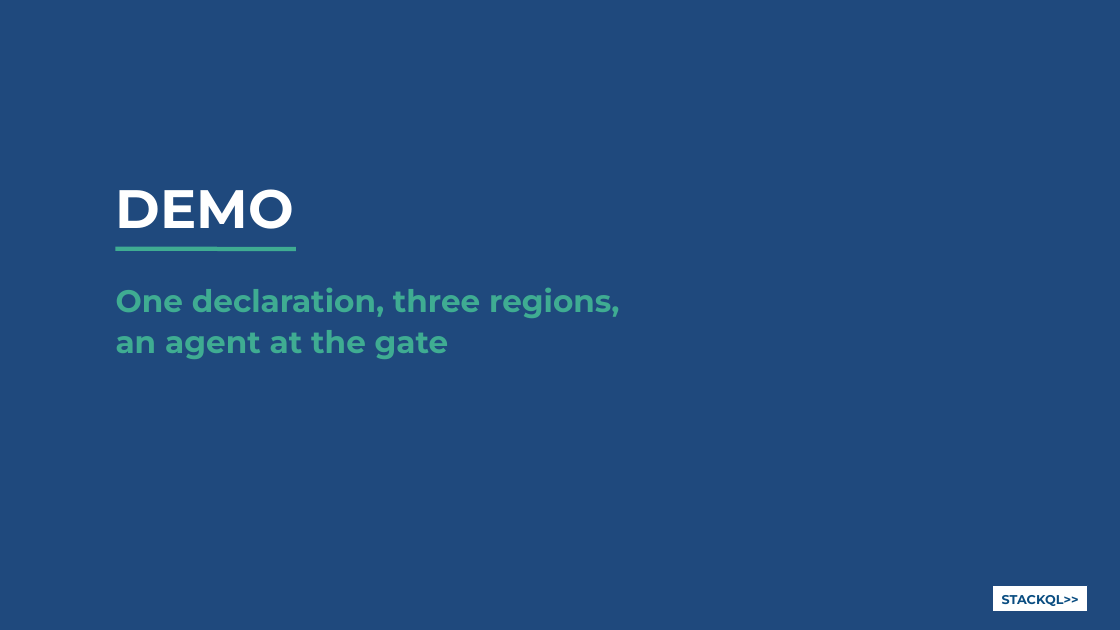
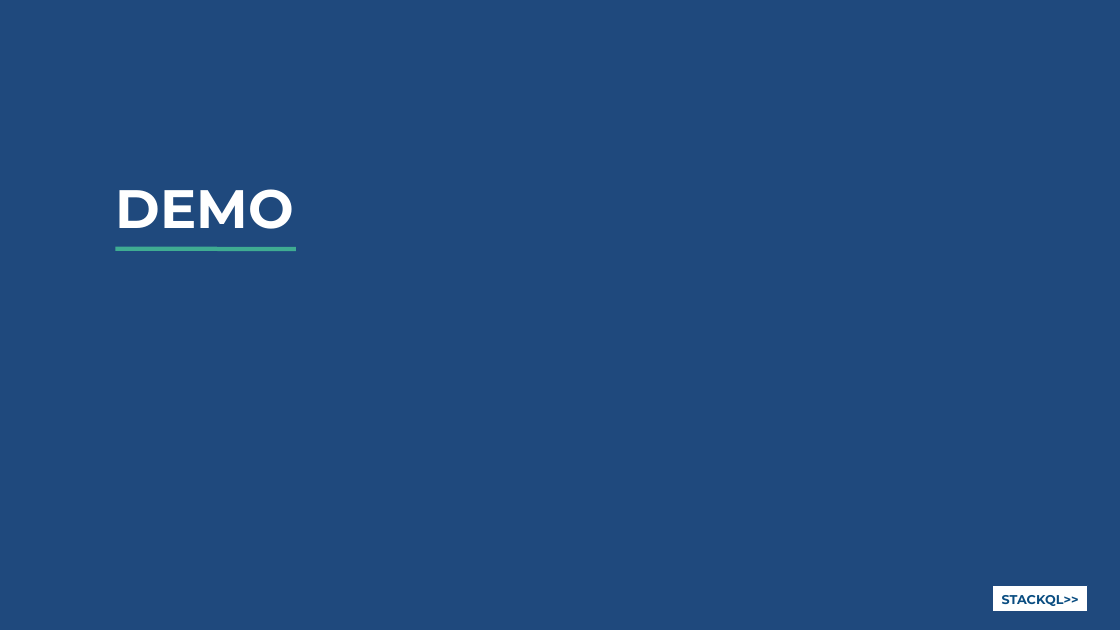
Before and after one commit to stackql-labs/agentic-platform-engineering, a slide deck: slide 16 of 11-26 Infracoders/slides/Stateless IaC for Agents.pptx. Drawn at 1120x630 pixels with LibreOffice and Linux fonts; fonts in the diff are those of the drawing. Boxes give left, top, right and bottom in pixels: in the first picture for what was removed or moved away, otherwise in the second. Text is boxed around its words. In the diff, an @@ line names an element or a change of style, - is before the commit and + after.

```diff
--- a/11-26 Infracoders/slides/Stateless IaC for Agents.pptx
+++ b/11-26 Infracoders/slides/Stateless IaC for Agents.pptx
@@ text removed at <box>116,287,619,359</box> @@
-One declaration, three regions,
-an agent at the gate
```
Also in this commit, not shown: 2 other slides changed, 9 other files.
